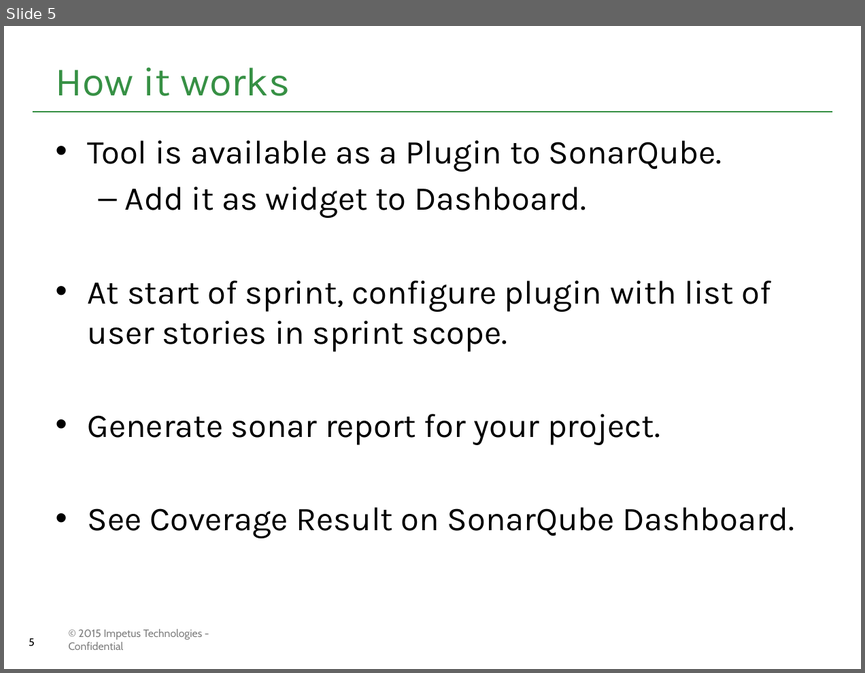
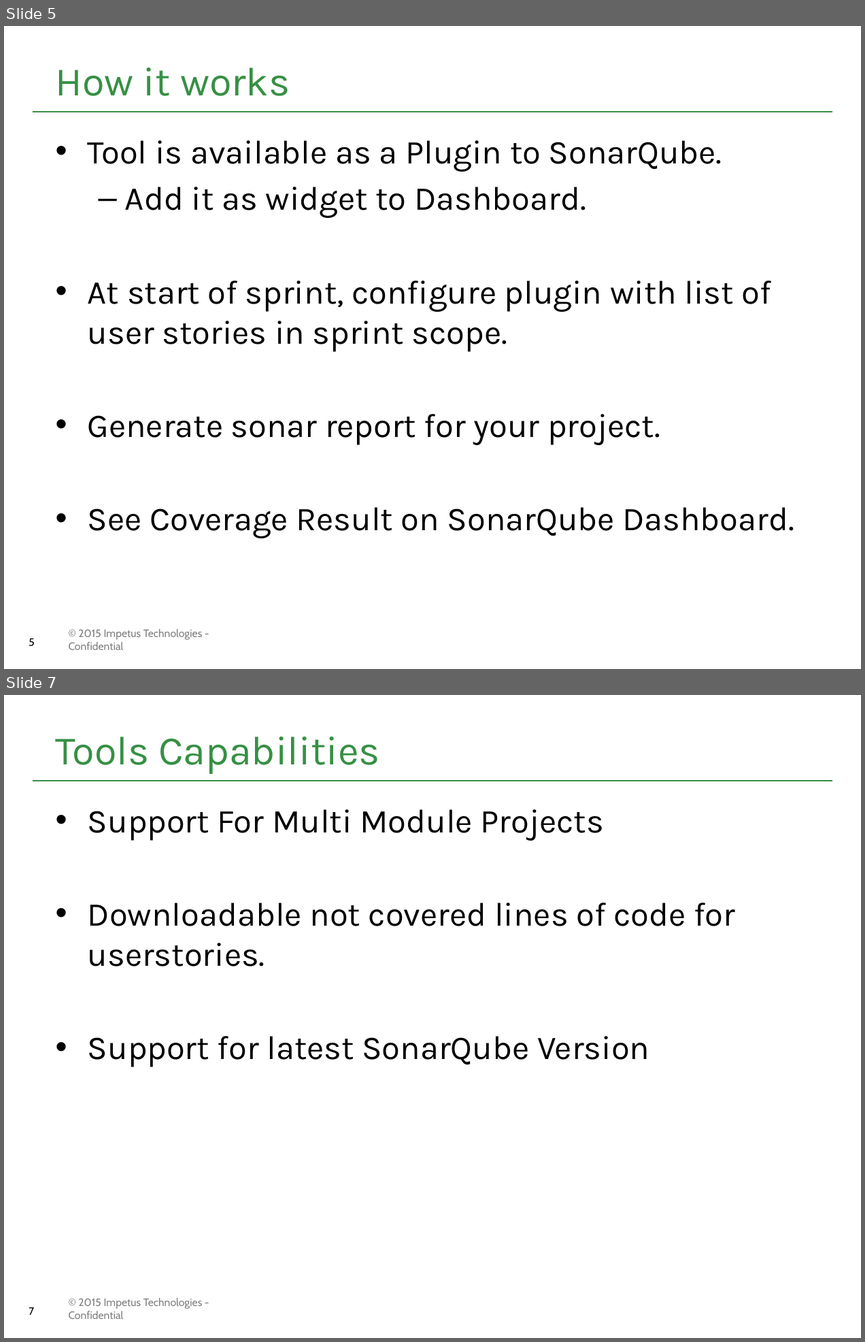
Before and after one commit to Impetus/couverture, a slide deck: USSCC_DOCUMENT/presentations/User Story Specific Code Coverage Tool.pptx. Shown one above the other, each under a label of ours: slide 5 before the commit, slides 5 and 7 after it; the slides between them are not shown. The pictures are 865x673 and 865x1342 pixels, drawn with LibreOffice and Linux fonts; fonts in the diff are those of the drawing; background and template pictures are left out. Boxes give left, top, right and bottom in pixels: in the first picture for what was removed or moved away, otherwise in the second. Text is boxed around its words. In the diff, an @@ line names an element or a change of style, - is before the commit and + after.

```diff
--- a/USSCC_DOCUMENT/presentations/User Story Specific Code Coverage Tool.pptx
+++ b/USSCC_DOCUMENT/presentations/User Story Specific Code Coverage Tool.pptx
@@ slide 7 added at <box>4,695,861,1338</box>, background #FFFFFF; not listed: 3 template elements that a slide beside it also shows @@
@@ title added at <box>56,736,380,774</box>, 34 pt, text #369044 @@
+  Tools Capabilities
@@ text added at <box>88,809,735,1067</box>, 28 pt, text #000000 @@
+• Support For Multi Module Projects
+• Downloadable not covered lines of code for userstories.
+• Support for latest SonarQube Version
```
Also in this commit, not shown: 2 slides changed, 1 slide removed, 9 other files.
